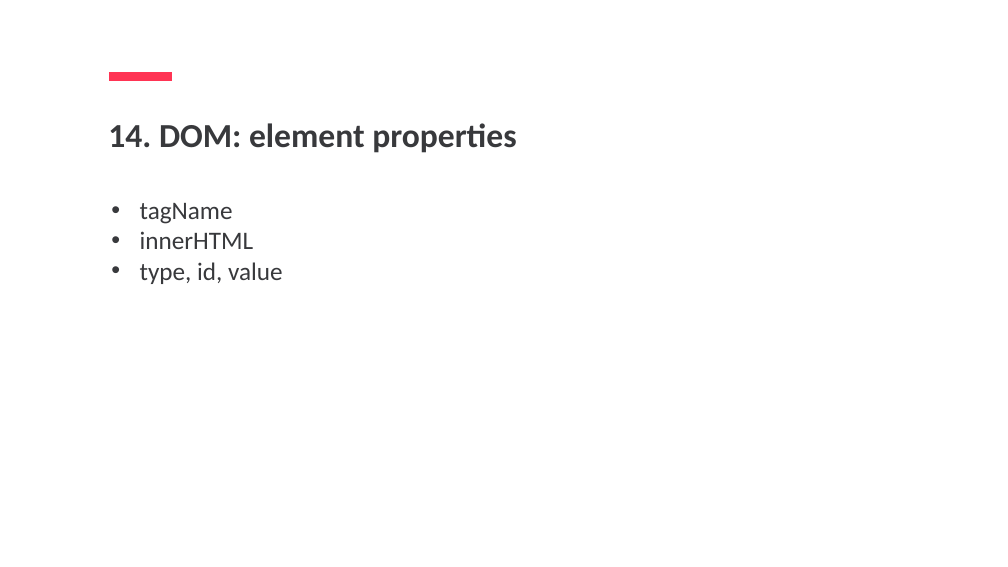
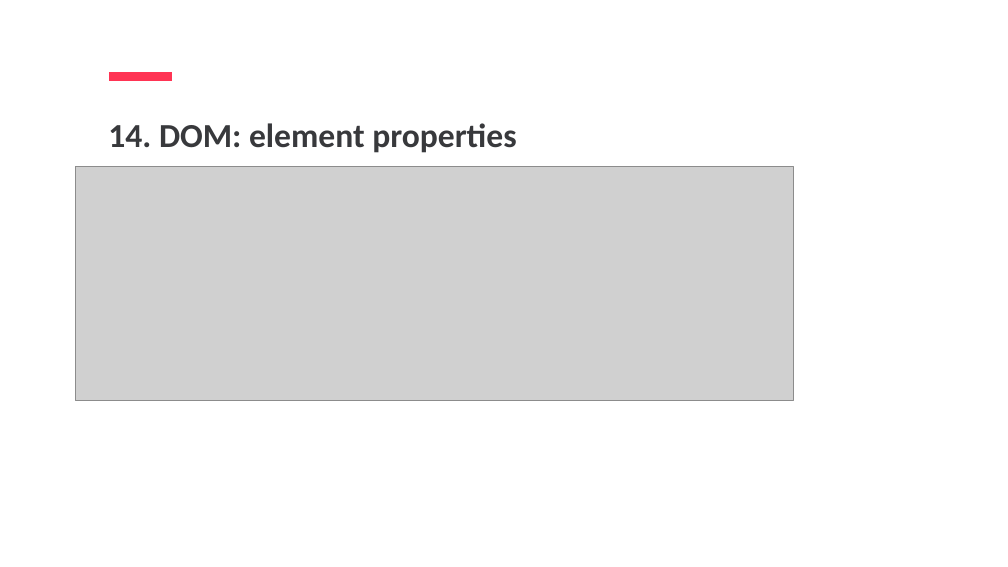
Before and after one commit to jpotapova/js-lecture-1, a slide deck: slide 79 of JS1-Jelizaveta-Potapova.pptx (slide 76 before the commit). Drawn at 1008x567 pixels with LibreOffice and Linux fonts; fonts in the diff are those of the drawing; grey boxes stand for pictures. Boxes give left, top, right and bottom in pixels: in the first picture for what was removed or moved away, otherwise in the second. Text is boxed around its words. In the diff, an @@ line names an element or a change of style, - is before the commit and + after.

```diff
--- a/JS1-Jelizaveta-Potapova.pptx
+++ b/JS1-Jelizaveta-Potapova.pptx
@@ picture added at box(76, 166, 793, 401) @@
@@ text removed at box(140, 203, 283, 284) @@
-• tagName
-• innerHTML
-• type, id, value
```
Also in this commit, not shown: 4 other slides changed, 4 slides added.
